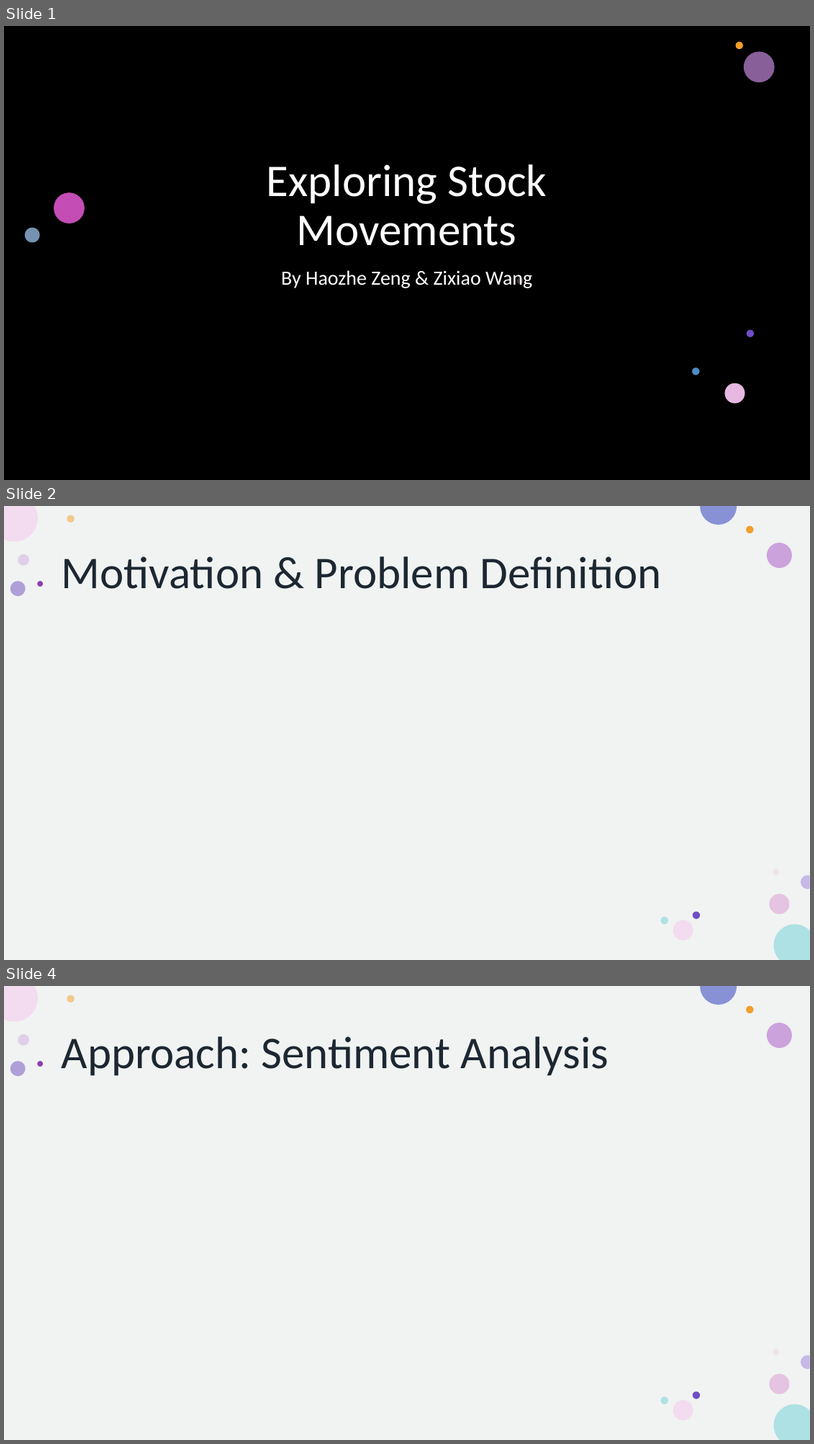
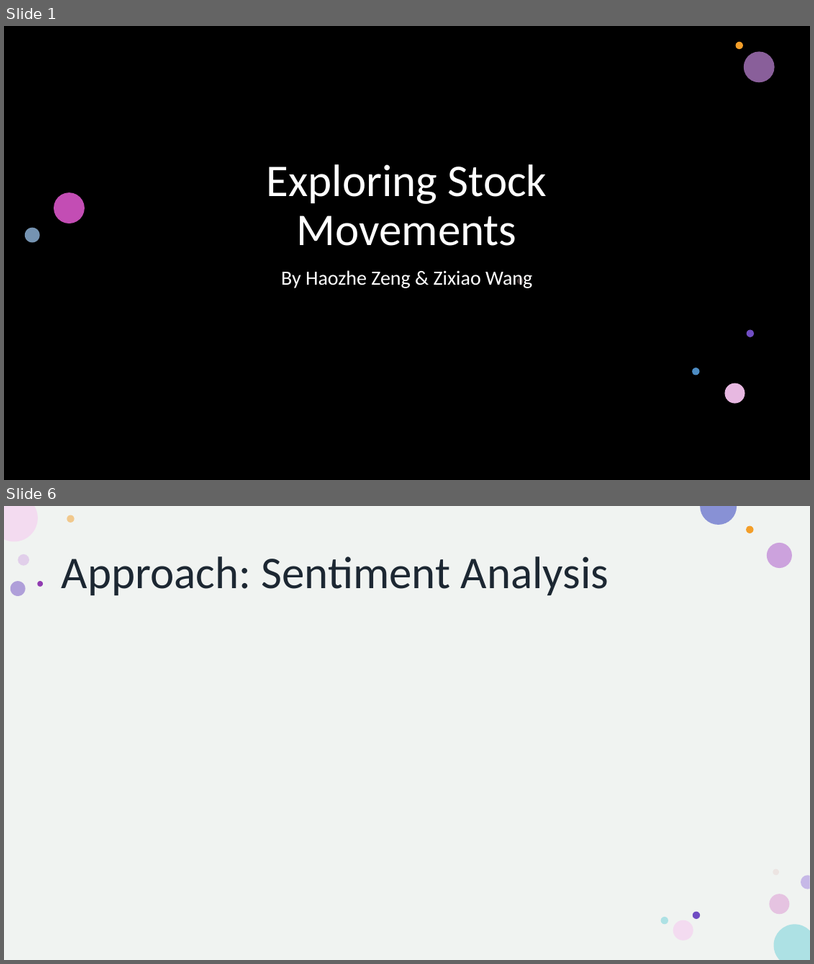
Before and after one commit to howie-zeng/Analyzing-Retail-Sentiment-and-Detecting-Trading-Signals, a slide deck: Presentation.pptx. Shown one above the other, each under a label of ours: slides 1, 2 and 4 before the commit, slides 1 and 6 after it; the slides between them are not shown. The pictures are 814x1444 and 814x964 pixels, drawn with LibreOffice and Linux fonts; fonts in the diff are those of the drawing; background and template pictures are left out; a plain dark background stands for a picture behind light text. Boxes give left, top, right and bottom in pixels: in the first picture for what was removed or moved away, otherwise in the second. Text is boxed around its words. In the diff, an @@ line names an element or a change of style, - is before the commit and + after.

```diff
--- a/Presentation.pptx
+++ b/Presentation.pptx
@@ slide 2 removed at bbox=[4, 506, 810, 960], background #FFFFFF; not listed: 16 template elements that a slide beside it also shows @@
@@ title removed at bbox=[62, 556, 662, 589] @@
-Motivation & Problem Definition
@@ what was slide 4 is now slide 6 @@
```
Also in this commit, not shown: 2 slides changed, 10 slides added, 2 other slides removed, 4 other files.
